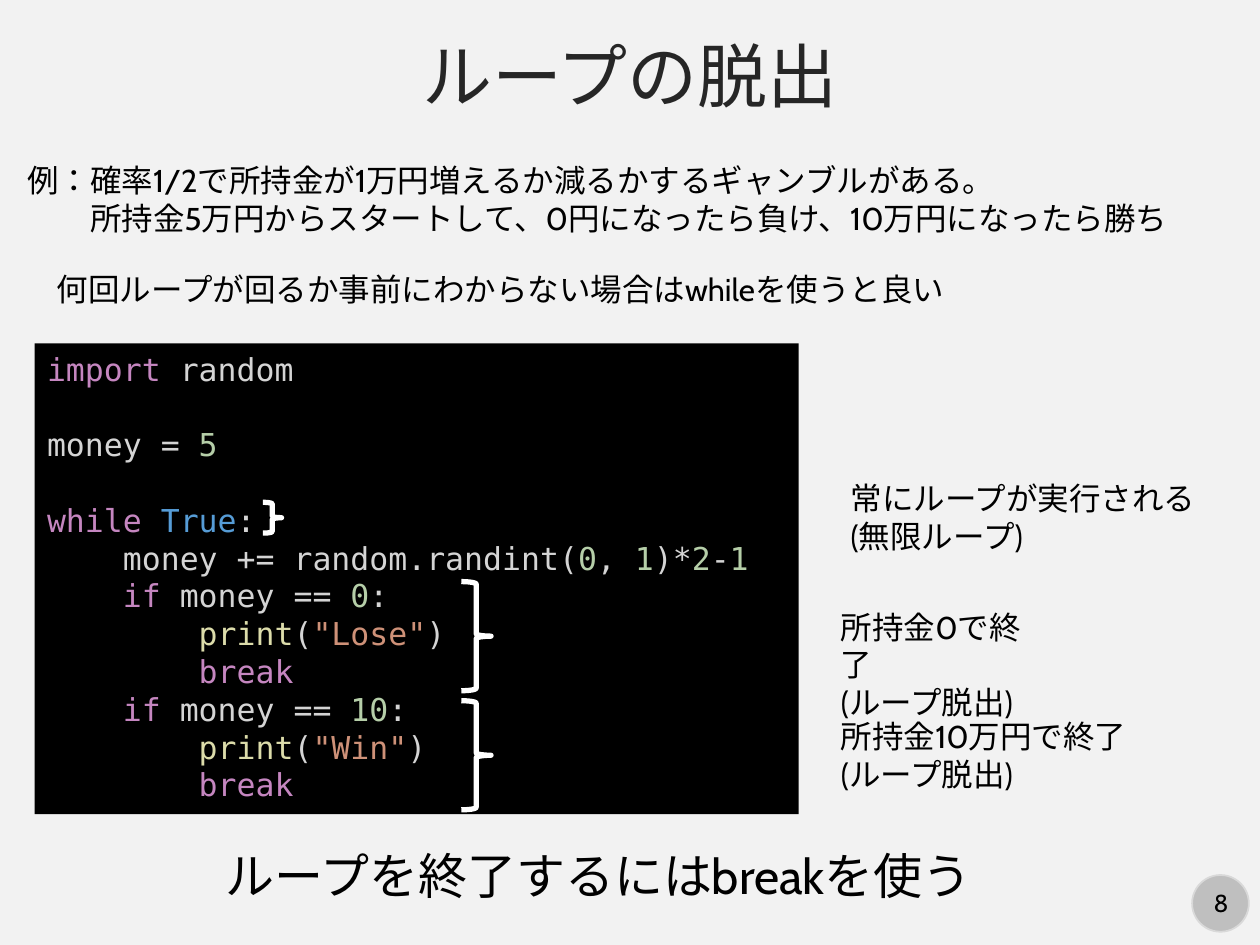
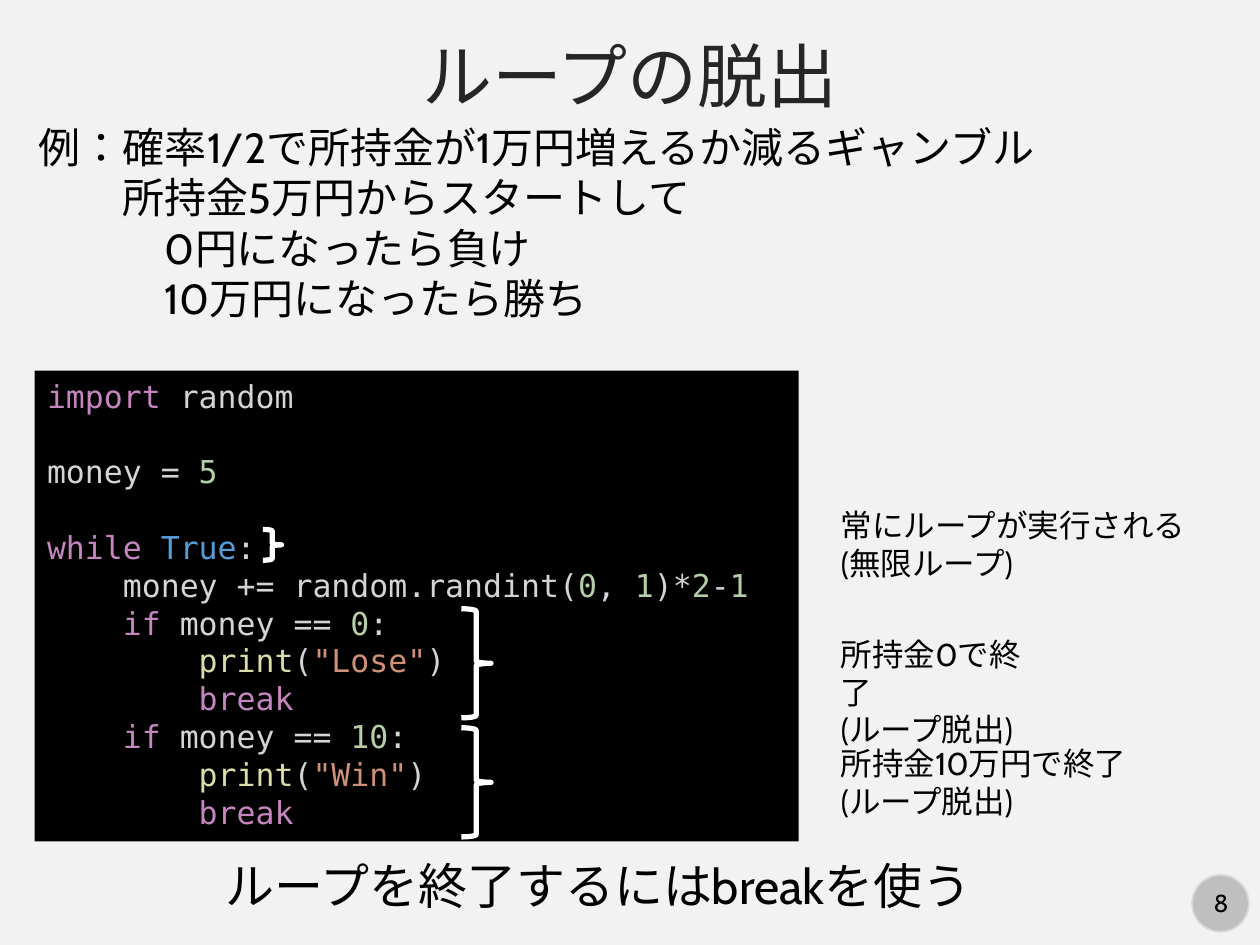
Before and after one commit to kaityo256/python_zero, a slide deck: slide 8 of scope/fig/slide.pptx. Drawn at 1260x945 pixels with LibreOffice and Linux fonts; fonts in the diff are those of the drawing. Boxes give left, top, right and bottom in pixels: in the first picture for what was removed or moved away, otherwise in the second. Text is boxed around its words. In the diff, an @@ line names an element or a change of style, - is before the commit and + after.

```diff
--- a/scope/fig/slide.pptx
+++ b/scope/fig/slide.pptx
@@ text at [39, 127, 1035, 318]: text changed; size 18 to 24 pt @@
-例：確率1/2で所持金が1万円増えるか減るかするギャンブルがある。
-所持金5万円からスタートして、0円になったら負け、10万円になったら勝ち
+例：確率1/2で所持金が1万円増えるか減るギャンブル
+所持金5万円からスタートして
+0円になったら負け
+10万円になったら勝ち
@@ text removed at [57, 274, 944, 304] @@
-何回ループが回るか事前にわからない場合はwhileを使うと良い
@@ text "常にループが実行される": place and size @@
-text "常にループが実行される" at [851, 483, 1196, 553]
+text "常にループが実行される" at [841, 510, 1186, 580]
@@ text "所持金0で終了": place and size @@
-text "所持金0で終了" at [841, 612, 1021, 719]
+text "所持金0で終了" at [841, 639, 1021, 749]
@@ 3 right braces, 1 rectangle, 1 text: place and size @@
-3 right braces, 1 rectangle, 1 text at [35, 344, 1127, 815]
+3 right braces, 1 rectangle, 1 text at [35, 370, 1127, 842]
@@ text "ループを終了するにはbreakを使う": place and size @@
-text "ループを終了するにはbreakを使う" at [226, 853, 972, 898]
+text "ループを終了するにはbreakを使う" at [226, 863, 972, 908]
```
Also in this commit, not shown: 6 other slides changed, 1 slide added, 1 other file.
